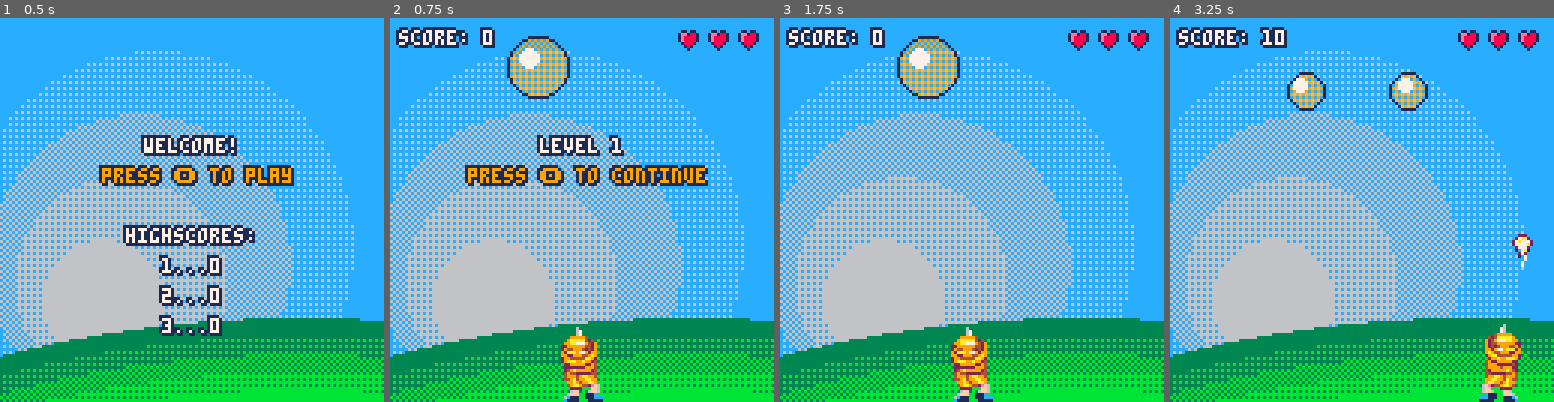
Above: before the commit, frames 1-4 (left to right).
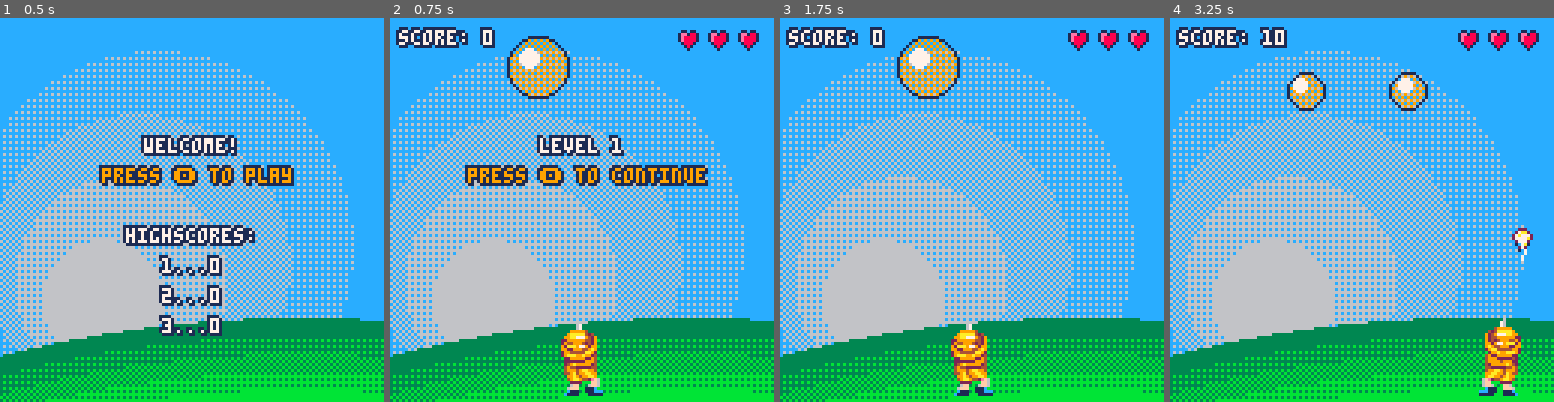
Above: after the commit, the same moments.

Repository: escargames/Anthrax
Game: PICO-8 cartridge Anthrax.p8
Two runs of this game, one before a commit and one after it. Both use one fixed random seed, a clock stepped at 60 frames per second and the inputs below.
Inputs:
- Up to frame 1 (0.5 s): tap X (X key) at 0.33 s
- Up to frame 2 (0.75 s): tap O (Z key) at 0.7 s
- Up to frame 3 (1.75 s): tap X (X key) at 1.07 s; hold Right from 1.6 s (still down); tap O (Z key) at 1.7 s
- Up to frame 4 (3.25 s): tap X (X key) at 1.85, 2.97 s; release Right at 2.1 s; tap O (Z key) at 2.1, 2.5, 2.9 s; hold Right 2.47-3.03 s; hold Left from 3.08 s (still down)

Frame 1 is identical in both runs. In frame 2, 1.3% of the frame differs, in the area x 44-56%, y 79-100%; in frame 3, 1.3%; in frame 4, 1.7%, in the area x 80-95%, y 54-100%.

Commit message:
New cartridge artwork.

Diff:
--- a/Anthrax.p8
+++ b/Anthrax.p8
@@ -1,6 +1,8 @@
 pico-8 cartridge // http://www.pico-8.com
 version 16
 __lua__
+--anthrax
+--by niarkou & sam
 config = {
     menu = {tl = "menu"},
     play = {tl = "play"},
@@ -85,7 +87,7 @@
     end
     player = {
         x = 64,
-        y = 128,
+        y = 126,
         sp = 1,
         dir = false,
         walk = 0,
@@ -290,7 +292,7 @@
         for i=1,16 do pal(i,7) end
     end
     spr(33, player.x - 4, player.y - 25 + sin(2*player.walk), 1, 1, player.dir)
-    spr(player.sp, player.x - 8, player.y - 18, 2, 3, player.dir)
+    spr(player.sp, player.x - 8, player.y - 18, 2, 2, player.dir)
     spr(player.sp+4+2*flr(player.walk*4%2), player.x - 8, player.y - 16, 2, 2, player.dir)
     spr(player.sp+2, player.x - 8, player.y - 24 + sin(player.bob), 2, 2, player.dir)
     pal()
Not shown, changed: the thumbnail (__label__) section of Anthrax.p8
